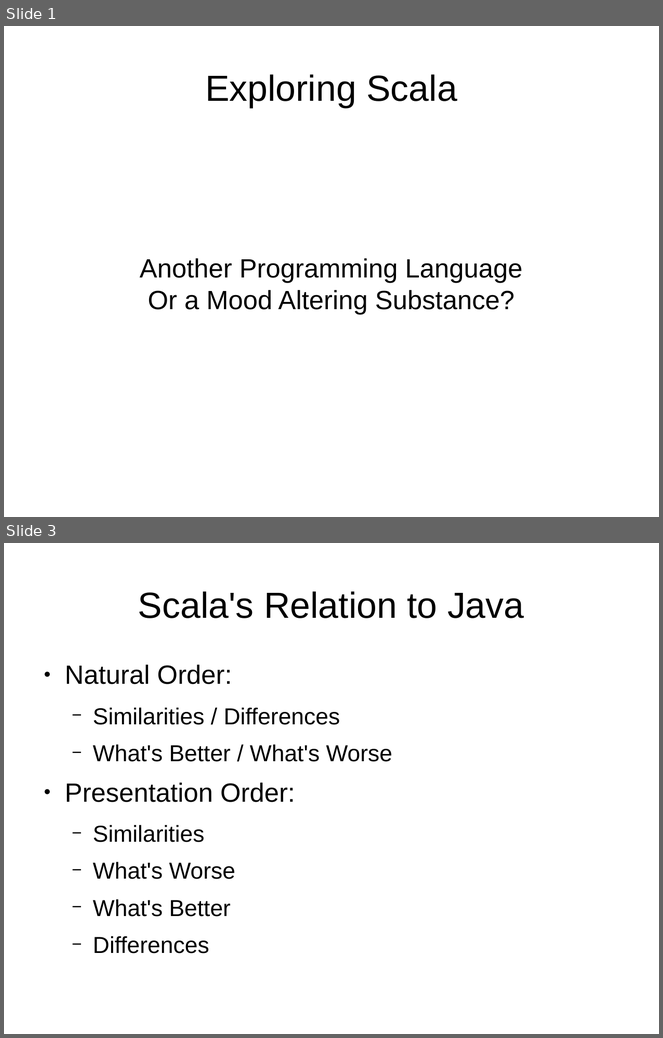
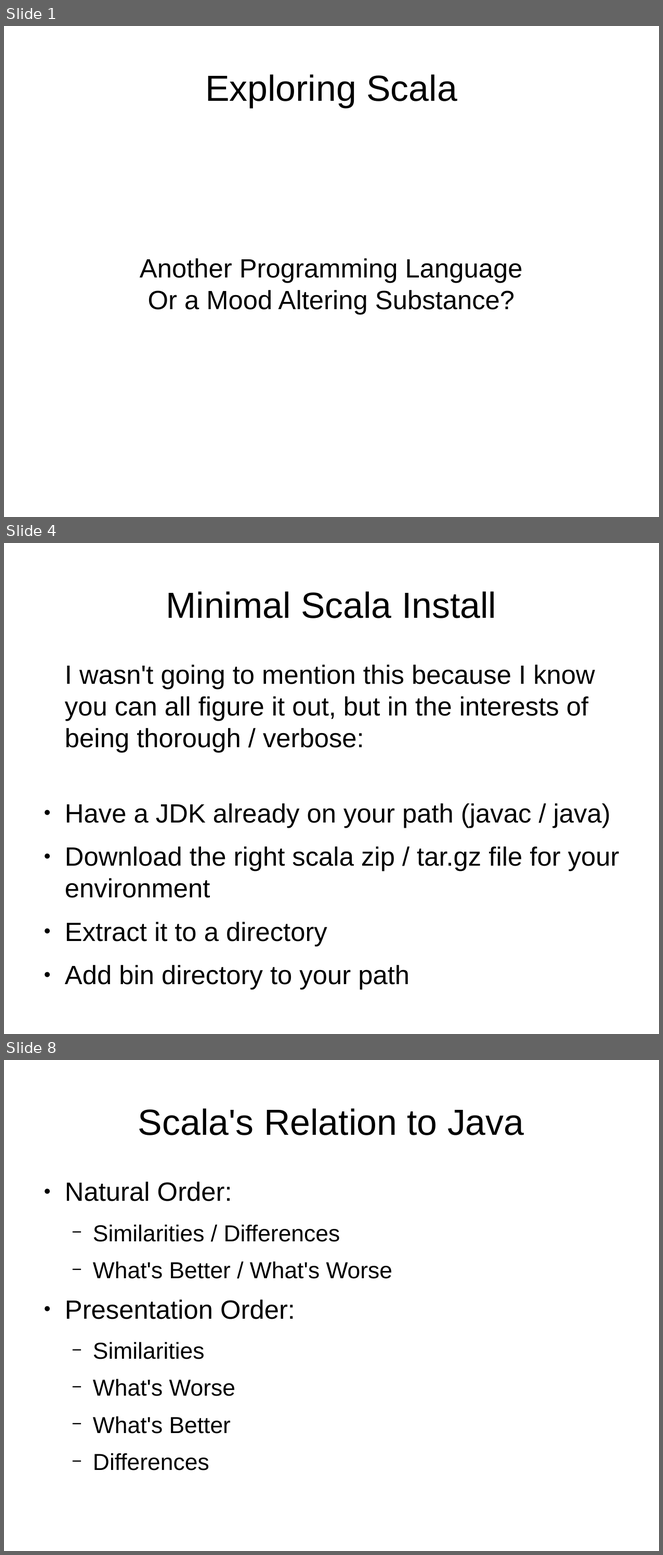
Before and after one commit to JohnLockwood/ScalaTalkSacjug, a slide deck: ScalaDecember2014.odp. Shown one above the other, each under a label of ours: slides 1 and 3 before the commit, slides 1, 4 and 8 after it; the slides between them are not shown. The pictures are 663x1038 and 663x1555 pixels, drawn with LibreOffice and Linux fonts; fonts in the diff are those of the drawing. Boxes give left, top, right and bottom in pixels: in the first picture for what was removed or moved away, otherwise in the second. Text is boxed around its words. In the diff, an @@ line names an element or a change of style, - is before the commit and + after.

```diff
--- a/ScalaDecember2014.odp
+++ b/ScalaDecember2014.odp
@@ slide 4 added at (x1=4, y1=543, x2=659, y2=1034), background #FFFFFF @@
@@ title added at (x1=166, y1=591, x2=496, y2=618), 44 pt, text #000000 @@
+Minimal Scala Install
@@ text added at (x1=65, y1=665, x2=620, y2=990), 32 pt, text #000000 @@
+I wasn't going to mention this because I know you can all figure it out, but in the interests of being thorough / verbose:
+● Have a JDK already on your path (javac / java)
+● Download the right scala zip / tar.gz file for your environment
+● Extract it to a directory
+● Add bin directory to your path
@@ what was slide 3 is now slide 8 @@
```
Also in this commit, not shown: 2 slides changed, 4 other slides added, 2 other files.
